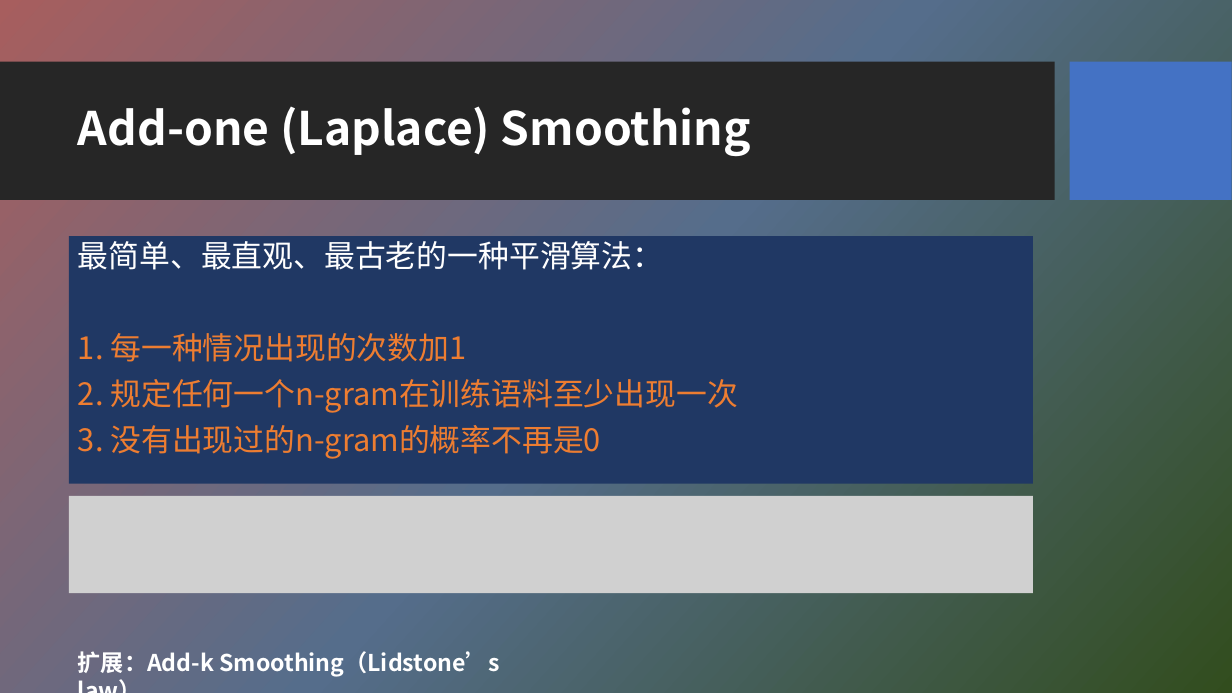
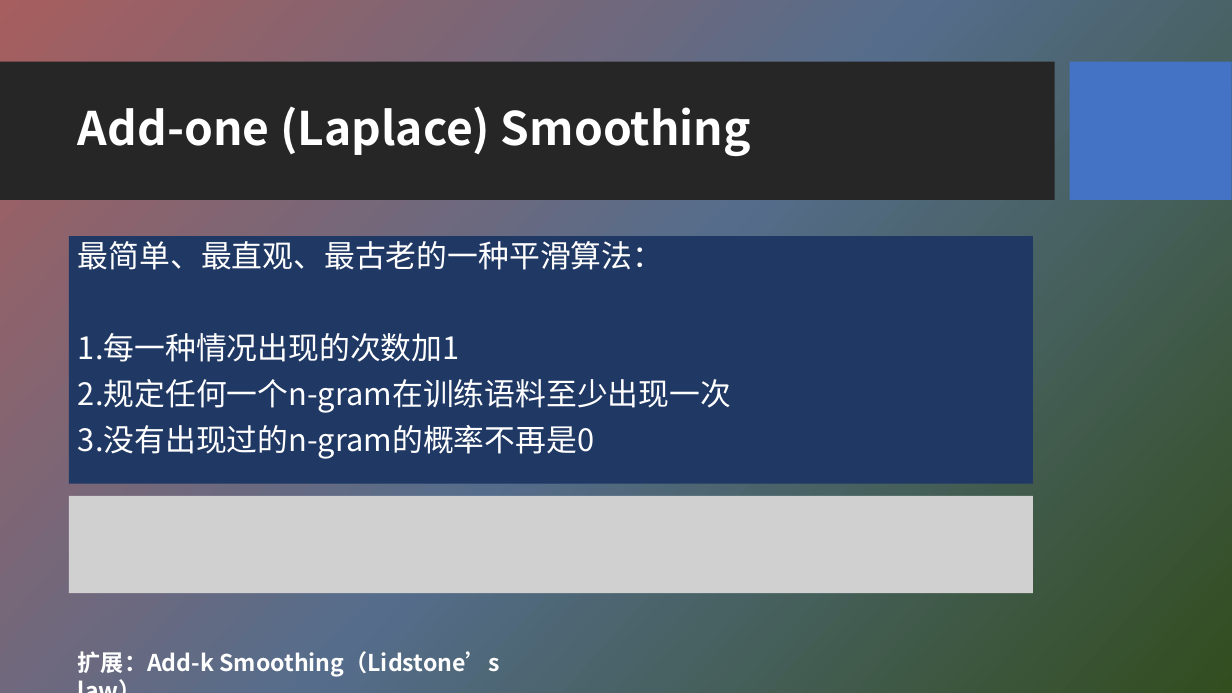
Before and after one commit to HBU/NLP_PPT, a slide deck: slide 13 of PPT-2020/ch03 n元语法模型.pptx. Drawn at 1232x693 pixels with LibreOffice and Linux fonts; fonts in the diff are those of the drawing; grey boxes stand for pictures; background and template pictures are left out. Boxes give left, top, right and bottom in pixels: in the first picture for what was removed or moved away, otherwise in the second. Text is boxed around its words. In the diff, an @@ line names an element or a change of style, - is before the commit and + after.

```diff
--- a/PPT-2020/ch03 n元语法模型.pptx
+++ b/PPT-2020/ch03 n元语法模型.pptx
@@ text at bbox=[78, 333, 731, 459]: text changed; text colour #ED7D31 to #FFFFFF @@
-1. 每一种情况出现的次数加1
-2. 规定任何一个n-gram在训练语料至少出现一次
-3. 没有出现过的n-gram的概率不再是0
+1.每一种情况出现的次数加1
+2.规定任何一个n-gram在训练语料至少出现一次
+3.没有出现过的n-gram的概率不再是0
```
Also in this commit, not shown: 16 other slides changed, 1 slide added.
